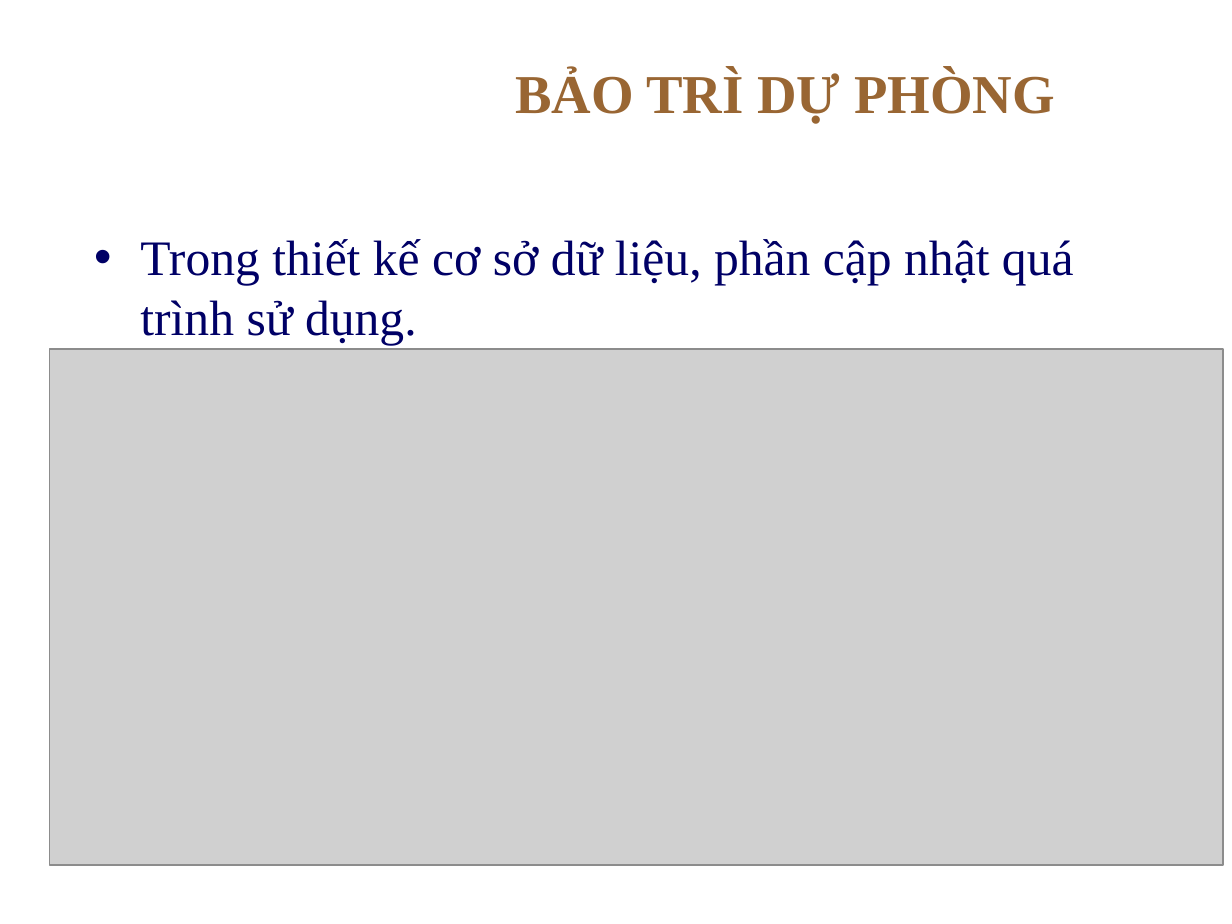
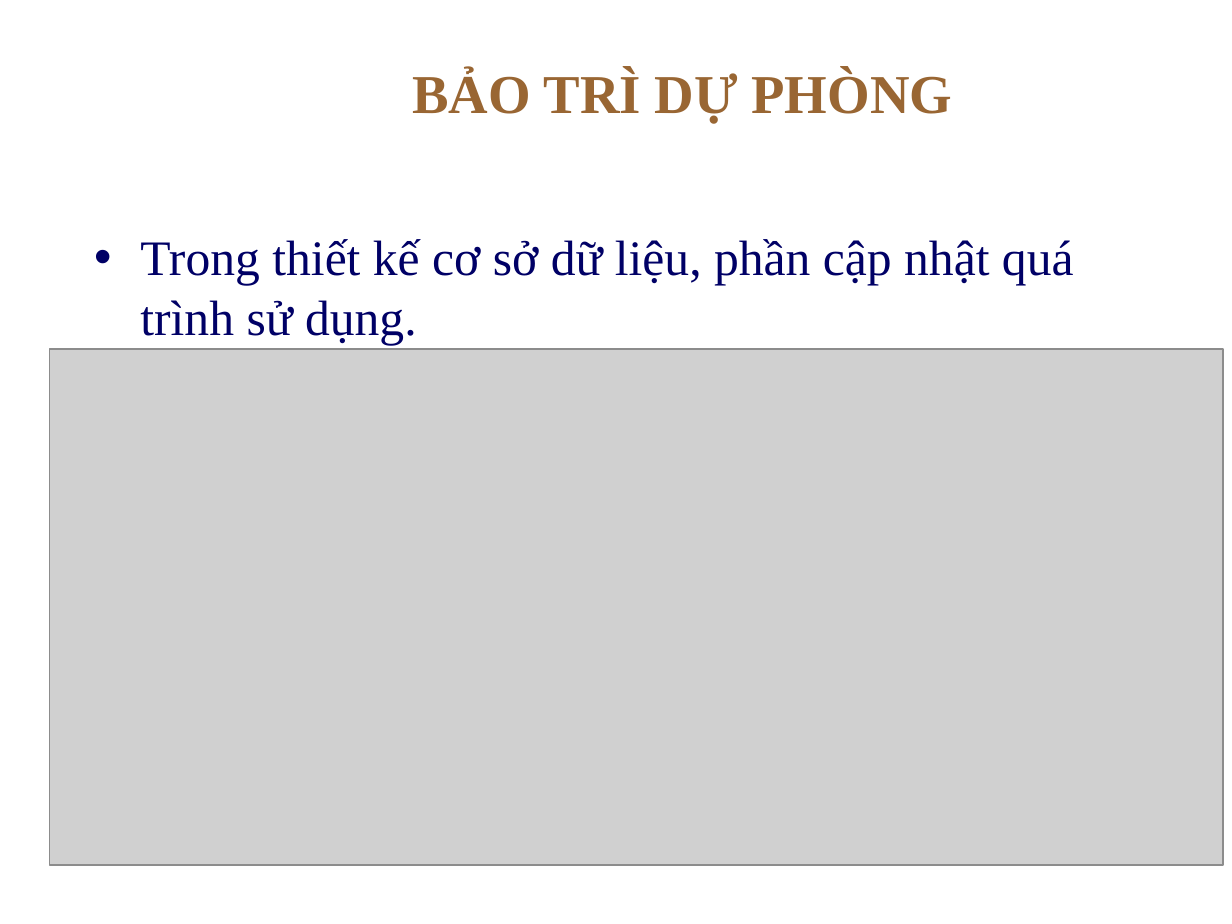
Before and after one commit to thanhphi0127/manager-configuration, a slide deck: slide 8 of doc/baitapso2/BAOTRI_BAITAP2__update.ppt (slide 24 before the commit). Drawn at 1232x924 pixels with LibreOffice and Linux fonts; fonts in the diff are those of the drawing; grey boxes stand for pictures; background and template pictures are left out. Boxes give left, top, right and bottom in pixels: in the first picture for what was removed or moved away, otherwise in the second. Text is boxed around its words. In the diff, an @@ line names an element or a change of style, - is before the commit and + after.

```diff
--- a/doc/baitapso2/BAOTRI_BAITAP2__update.ppt
+++ b/doc/baitapso2/BAOTRI_BAITAP2__update.ppt
@@ title "BẢO TRÌ DỰ PHÒNG": place and size @@
-title "BẢO TRÌ DỰ PHÒNG" at box(515, 71, 1055, 124)
+title "BẢO TRÌ DỰ PHÒNG" at box(412, 71, 953, 124)
```
Also in this commit, not shown: 2 other slides changed.
